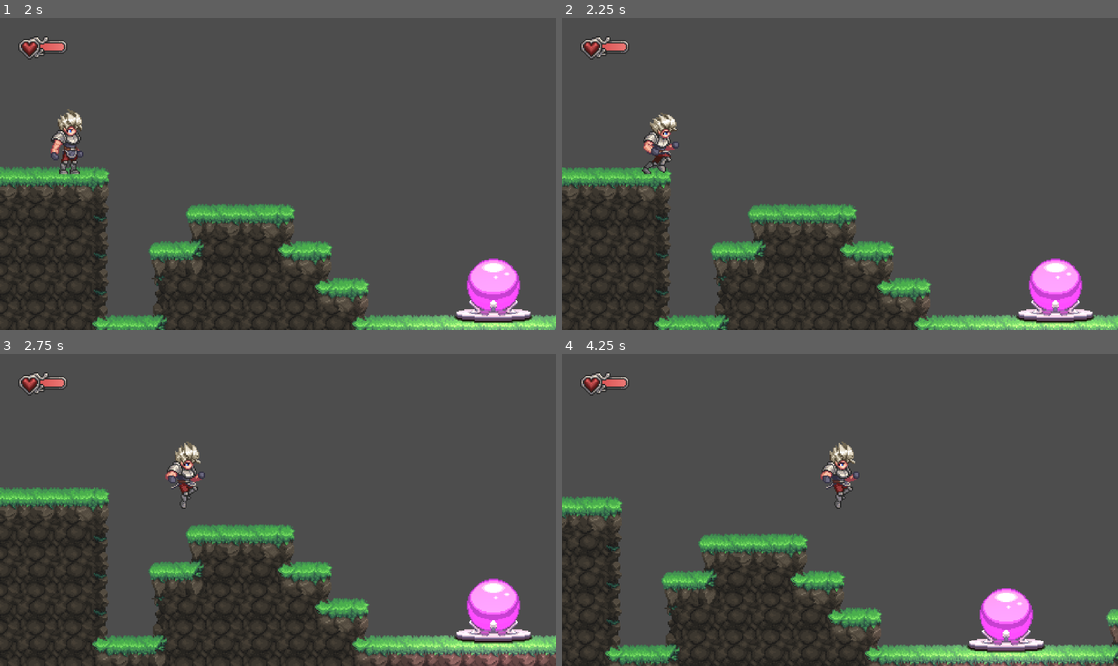
Above: before the commit, frames 1-4 (two rows, left to right).
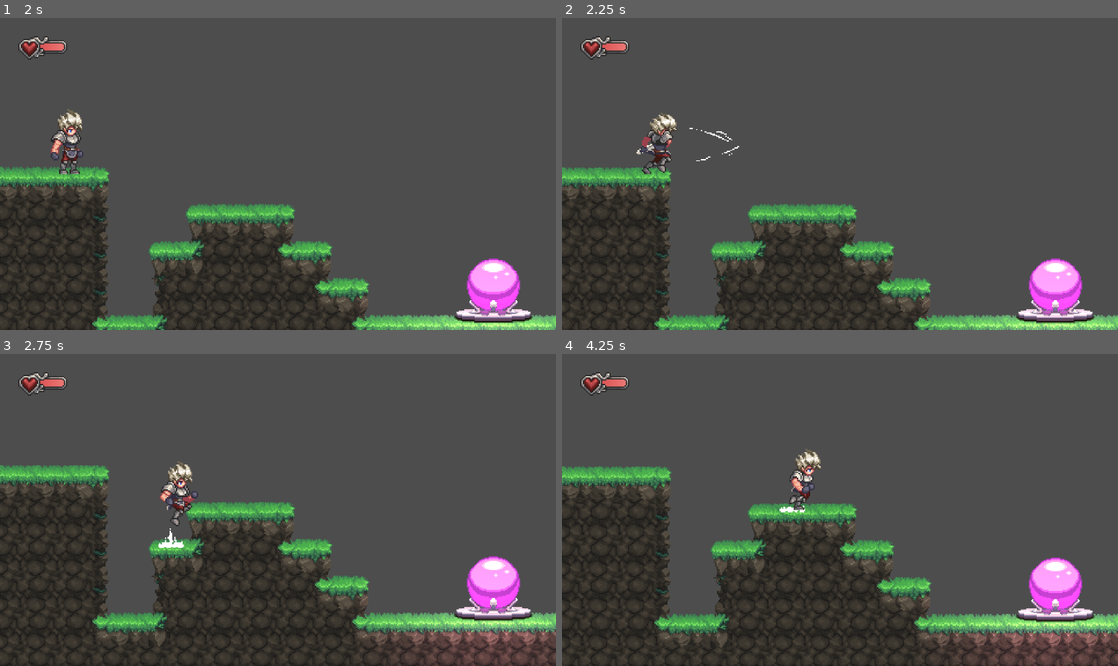
Above: after the commit, the same moments.

Repository: Stack0verF1ow/metroidvania-forge
Game: Godot game, scene res://sences/screen/emo_game.tscn
Same seed, same stepped clock (60 frames per second), same inputs: the game is played once before the commit and once after it.
Inputs (mouse positions are in pixels of both pictures, inside the frame that each line leads up to):
- Up to frame 1 (2 s): click "New Game" at 0.5 s; click "Begin Slot 01" at 1.25 s
- Up to frame 2 (2.25 s): tap Enter at 2 s; move the mouse to (962, 158) at 2.02 s; hold D (Right) from 2.03 s (still down); hold J (Attack) from 2.03 s (still down); click (962, 158) at 2.17 s
- Up to frame 3 (2.75 s): keep holding D (Right); keep holding J (Attack); tap Space (Jump) at 2.27, 2.3, 2.57 s
- Up to frame 4 (4.25 s): move the mouse to (728, 525) at 2.77 s; release D (Right) at 2.78 s; release J (Attack) at 2.78 s; hold S (Down) 2.78-3.53 s; tap Space (Jump) at 2.85, 3.02, 3.32, 3.8 s; tap J (Attack) at 3.05 s; move the mouse to (895, 441) at 3.52 s; hold D (Right) from 3.53 s (still down); hold E (Action) from 3.53 s (still down)

Frame 1 is identical in both runs. In frame 2, 0.4% of the frame differs, in the area x 13-32%, y 35-46%; in frame 3, 20%; in frame 4, 27%, in the area x 0-100%, y 28-100%.

Commit message:
实现玩家攻击状态及与各状态衔接

Diff:
--- a/player/player.tscn
+++ b/player/player.tscn
@@ -7,7 +7,9 @@
 [ext_resource type="Script" uid="uid://bvhf5leq5crj1" path="res://player/states/jump.gd" id="4_qjkh3"]
 [ext_resource type="Script" uid="uid://obry7mfprdf6" path="res://player/states/fall.gd" id="5_g6k8r"]
 [ext_resource type="Script" uid="uid://dfgfpwypf1w2v" path="res://player/states/crouch.gd" id="6_g6k8r"]
+[ext_resource type="Script" uid="uid://bar7glr0tgh6q" path="res://player/states/attack.gd" id="7_yllr7"]
 [ext_resource type="Script" uid="uid://b8243f2dlll4d" path="res://player/scripts/player_camera.gd" id="8_8t03j"]
+[ext_resource type="Texture2D" uid="uid://x1ccoctvlh2o" path="res://assets/ch_04_player_abilities/sprites/weapon_smears.png" id="8_ebec5"]
 [ext_resource type="Script" uid="uid://d1wvac0gjgwqe" path="res://player/scripts/input_hints.gd" id="8_hg6s5"]
 [ext_resource type="Texture2D" uid="uid://bp7bavrr88ql7" path="res://assets/ch_03_game_systems/sprites/input_icons.png" id="9_8t03j"]
 [ext_resource type="Script" uid="uid://bt3oqfaoknlrr" path="res://sences/attack_area.gd" id="11_2ieo8"]
@@ -36,6 +38,42 @@
 "transitions": PackedFloat32Array(1),
 "update": 1,
 "values": [0]
+}
+tracks/1/type = "value"
+tracks/1/imported = false
+tracks/1/enabled = true
+tracks/1/path = NodePath("Sprite2D/AttackSprite2D:frame")
+tracks/1/interp = 1
+tracks/1/loop_wrap = true
+tracks/1/keys = {
+"times": PackedFloat32Array(0),
+"transitions": PackedFloat32Array(1),
+"update": 1,
+"values": [0]
+}
+tracks/2/type = "value"
+tracks/2/imported = false
+tracks/2/enabled = true
+tracks/2/path = NodePath("Sprite2D/AttackSprite2D:visible")
+tracks/2/interp = 1
+tracks/2/loop_wrap = true
+tracks/2/keys = {
+"times": PackedFloat32Array(0),
+"transitions": PackedFloat32Array(1),
+"update": 1,
+"values": [true]
+}
+tracks/3/type = "value"
+tracks/3/imported = false
+tracks/3/enabled = true
+tracks/3/path = NodePath("Sprite2D/AttackSprite2D:show_behind_parent")
+tracks/3/interp = 1
+tracks/3/loop_wrap = true
+tracks/3/keys = {
+"times": PackedFloat32Array(0),
+"transitions": PackedFloat32Array(1),
+"update": 1,
+"values": [false]
 }
 
 [sub_resource type="Animation" id="Animation_hg6s5"]
@@ -107,9 +145,117 @@
 "values": [14, 15, 16, 17, 18, 19, 12, 13]
 }
 
+[sub_resource type="Animation" id="Animation_yllr7"]
+resource_name = "attack"
+length = 0.3
+step = 0.05
+tracks/0/type = "value"
+tracks/0/imported = false
+tracks/0/enabled = true
+tracks/0/path = NodePath("Sprite2D:frame")
+tracks/0/interp = 1
+tracks/0/loop_wrap = true
+tracks/0/keys = {
+"times": PackedFloat32Array(0, 0.05, 0.1),
+"transitions": PackedFloat32Array(1, 1, 1),
+"update": 1,
+"values": [31, 32, 33]
+}
+tracks/1/type = "value"
+tracks/1/imported = false
+tracks/1/enabled = true
+tracks/1/path = NodePath("Sprite2D/AttackSprite2D:frame")
+tracks/1/interp = 1
+tracks/1/loop_wrap = true
+tracks/1/keys = {
+"times": PackedFloat32Array(0, 0.05, 0.1, 0.15),
+"transitions": PackedFloat32Array(1, 1, 1, 1),
+"update": 1,
+"values": [0, 1, 2, 3]
+}
+tracks/2/type = "value"
+tracks/2/imported = false
+tracks/2/enabled = true
+tracks/2/path = NodePath("Sprite2D/AttackSprite2D:visible")
+tracks/2/interp = 1
+tracks/2/loop_wrap = true
+tracks/2/keys = {
+"times": PackedFloat32Array(0),
+"transitions": PackedFloat32Array(1),
+"update": 1,
+"values": [true]
+}
+tracks/3/type = "value"
+tracks/3/imported = false
+tracks/3/enabled = true
+tracks/3/path = NodePath("Sprite2D/AttackSprite2D:show_behind_parent")
+tracks/3/interp = 1
+tracks/3/loop_wrap = true
+tracks/3/keys = {
+"times": PackedFloat32Array(0, 0.1),
+"transitions": PackedFloat32Array(1, 1),
+"update": 1,
+"values": [false, true]
+}
+
+[sub_resource type="Animation" id="Animation_kb6p2"]
+resource_name = "attack_2"
+length = 0.3
+step = 0.05
+tracks/0/type = "value"
+tracks/0/imported = false
+tracks/0/enabled = true
+tracks/0/path = NodePath("Sprite2D:frame")
+tracks/0/interp = 1
+tracks/0/loop_wrap = true
+tracks/0/keys = {
+"times": PackedFloat32Array(0, 0.05, 0.1),
+"transitions": PackedFloat32Array(1, 1, 1),
+"update": 1,
+"values": [34, 35, 36]
+}
+tracks/1/type = "value"
+tracks/1/imported = false
+tracks/1/enabled = true
+tracks/1/path = NodePath("Sprite2D/AttackSprite2D:frame")
+tracks/1/interp = 1
+tracks/1/loop_wrap = true
+tracks/1/keys = {
+"times": PackedFloat32Array(0, 0.05, 0.1, 0.15),
+"transitions": PackedFloat32Array(1, 1, 1, 1),
+"update": 1,
+"values": [4, 5, 6, 7]
+}
+tracks/2/type = "value"
+tracks/2/imported = false
+tracks/2/enabled = true
+tracks/2/path = NodePath("Sprite2D/AttackSprite2D:visible")
+tracks/2/interp = 1
+tracks/2/loop_wrap = true
+tracks/2/keys = {
+"times": PackedFloat32Array(0),
+"transitions": PackedFloat32Array(1),
+"update": 1,
+"values": [true]
+}
+tracks/3/type = "value"
+tracks/3/imported = false
+tracks/3/enabled = true
+tracks/3/path = NodePath("Sprite2D/AttackSprite2D:show_behind_parent")
+tracks/3/interp = 1
+tracks/3/loop_wrap = true
+tracks/3/keys = {
+"times": PackedFloat32Array(0, 0.1),
+"transitions": PackedFloat32Array(1, 1),
+"update": 1,
+"values": [true, false]
+}
+
 [sub_resource type="AnimationLibrary" id="AnimationLibrary_ebec5"]
 _data = {
 &"RESET": SubResource("Animation_rgyib"),
+&"attack": SubResource("Animation_yllr7"),
+&"attack_2": SubResource("Animation_kb6p2"),
 &"crouch": SubResource("Animation_hg6s5"),
 &"idle": SubResource("Animation_boad6"),
 &"jump": SubResource("Animation_2ieo8"),
@@ -148,11 +294,21 @@
 unique_name_in_owner = true
 script = ExtResource("6_g6k8r")
 
+[node name="Attack" type="Node" parent="States"]
+unique_name_in_owner = true
+script = ExtResource("7_yllr7")
+
 [node name="Sprite2D" type="Sprite2D" parent="."]
 position = Vector2(1, -39)
 texture = ExtResource("2_boad6")
 hframes = 16
 vframes = 4
+
+[node name="AttackSprite2D" type="Sprite2D" parent="Sprite2D"]
+unique_name_in_owner = true
+position = Vector2(24, 24)
+texture = ExtResource("8_ebec5")
+hframes = 8
 
 [node name="CollisionShapeStand" type="CollisionShape2D" parent="."]
 position = Vector2(0, -24)
@@ -202,6 +358,7 @@
 hframes = 16
 
 [node name="AttackArea" type="Area2D" parent="."]
+visible = false
 collision_layer = 0
 collision_mask = 96
 script = ExtResource("11_2ieo8")
--- a/player/scripts/player.gd
+++ b/player/scripts/player.gd
@@ -7,6 +7,7 @@
 @onready var one_way_platform_ray_cast: ShapeCast2D = $OneWayPlatformRayCast
 @onready var animation_player: AnimationPlayer = %AnimationPlayer
 @onready var attack_area: AttackArea = $AttackArea
+@onready var attack_sprite: Sprite2D = %AttackSprite2D
 
 
 const MOVE_SPEED : float = 150
@@ -46,6 +47,8 @@
 	pass
 
 func _unhandled_input(event: InputEvent) -> void:
+	if event.is_action_released("Jump") and velocity.y < 0 :
+		velocity.y *= 0.5
 	if event.is_action_pressed("Action"):
 		Messages.player_interacted.emit( self )
 	change_state( current_state.handle_input(event))
@@ -63,8 +66,8 @@
 					max_hp += 10
 				else:
 					hp += 2
-		if event.is_action_pressed("Attack"):
-			attack_area.activate()
+		#if event.is_action_pressed("Attack"):
+			#attack_area.activate()
 	#end Debug
 
 func _process(_delta: float) -> void:
@@ -106,8 +109,12 @@
 		attack_area.filp( direction.x )
 		if direction.x < 0:
 			sprite.flip_h = true
+			attack_sprite.flip_h = true
+			attack_sprite.position.x = -24
 		elif direction.x > 0:
 			sprite.flip_h = false
+			attack_sprite.flip_h = false
+			attack_sprite.position.x = 24
 
 func change_state(new_state : PlayerState) -> void:
 	if new_state == null:
--- a/player/states/00_player_state.gd
+++ b/player/states/00_player_state.gd
@@ -10,6 +10,7 @@
 @onready var jump: PlayerStateJump = %Jump
 @onready var fall: PlayerStateFall = %Fall
 @onready var crouch: PlayerStateCrouch = %Crouch
+@onready var attack: PlayerStateAttack = %Attack
 
 
 func init() -> void:
--- /dev/null
+++ b/player/states/attack.gd
@@ -0,0 +1,66 @@
+class_name PlayerStateAttack
+extends PlayerState
+
+@onready var attack_sprite_2d: Sprite2D = %AttackSprite2D
+
+const AUDIO_ATTACK = preload("uid://sacae6da2rjs")
+
+@export var combo_time_window : float = 0.2
+@export var speed : float = 150
+
+var timer : float = 0
+var combo : int = 0
+
+
+func init() -> void:
+	attack_sprite_2d.visible = false
+	pass
+
+func enter() -> void:
+	do_attack()
+	player.animation_player.animation_finished.connect( _on_animation_finished )
+
+
+
+func exit() -> void:
+	timer = 0
+	combo = 0
+	player.animation_player.animation_finished.disconnect( _on_animation_finished )
+	next_state = null
+	attack_sprite_2d.visible = false
+	pass
+
+func handle_input( event : InputEvent) -> PlayerState:
+	if event.is_action_pressed("Attack"):
+		timer = combo_time_window
+	return null
+
+func process( delta: float) -> PlayerState:
+	timer -= delta
+	return next_state
+
+func physics_process(_delta: float) -> PlayerState :
+	player.velocity.x = player.direction.x * speed
+	return null
+
+func do_attack() -> void:
+	var anim_name : String = "attack"
+	if combo > 0 :
+		anim_name = "attack_2"
+	player.animation_player.play(anim_name)
+	player.attack_area.activate()
+	Audio.play_spatial_sound( AUDIO_ATTACK, player.global_position )
+
+func _end_attack() -> void:
+	if timer > 0:
+		combo = wrapi( combo + 1, 0, 2 )
+		do_attack()
+	else:
+		if player.is_on_floor():
+			next_state = idle
+		else:
+			next_state = fall
+
+func _on_animation_finished( _anim_name : String ) -> void:
+	_end_attack()
+	pass
--- a/player/states/crouch.gd
+++ b/player/states/crouch.gd
@@ -19,6 +19,8 @@
 	pass
 
 func handle_input( event : InputEvent) -> PlayerState:
+	if event.is_action_pressed("Attack"):
+		return attack
 	if event.is_action_pressed("Jump"):
 		player.one_way_platform_ray_cast.force_shapecast_update()
 		if player.one_way_platform_ray_cast.is_colliding() == true:
--- a/player/states/fall.gd
+++ b/player/states/fall.gd
@@ -16,7 +16,7 @@
 	player.animation_player.play("jump")
 	player.animation_player.pause()
 	player.gravity_weight = FALL_GRAVITY_WEIGHT
-	if player.previous_state == jump:
+	if player.previous_state == jump or player.previous_state == attack :
 		coyote_timer = 0
 	else:
 		coyote_timer = COYOTE_TIME
@@ -28,6 +28,8 @@
 	pass
 
 func handle_input( event : InputEvent ) -> PlayerState:
+	if event.is_action_pressed("Attack"):
+		return attack
 	if event.is_action_pressed("Jump"):
 		if coyote_timer > 0:
 			return jump
--- a/player/states/idle.gd
+++ b/player/states/idle.gd
@@ -13,6 +13,8 @@
 	pass
 
 func handle_input( event : InputEvent) -> PlayerState:
+	if event.is_action_pressed("Attack"):
+		return attack
 	if event.is_action_pressed("Jump"):
 		return jump
 	return null
--- a/player/states/jump.gd
+++ b/player/states/jump.gd
@@ -20,9 +20,11 @@
 	pass
 
 func handle_input( event : InputEvent) -> PlayerState:
+	if event.is_action_pressed("Attack"):
+		return attack
 	if event.is_action_released("Jump"):
-		player.velocity.y *= 0.5
-	return null
+		return fall
+	return next_state
 
 func process(_delta: float) -> PlayerState:
 	set_jump_frame(player.velocity.y, player.JUMP_VELOCITY, 0.0, 0.0, 0.5)
--- a/player/states/run.gd
+++ b/player/states/run.gd
@@ -11,6 +11,8 @@
 	pass
 
 func handle_input( event : InputEvent) -> PlayerState:
+	if event.is_action_pressed("Attack"):
+		return attack
 	if event.is_action_pressed("Jump"):
 		return jump
 	return null
--- a/sences/attack_area.gd
+++ b/sences/attack_area.gd
@@ -13,6 +13,9 @@
 func _on_body_entered( body: Node2D ) -> void:
 	if body is DamageArea:
 		body.take_damage( self )
+		var pos : Vector2 = global_position
+		pos.x = body.global_position.x
+		VisualEffect.hit_dust( pos )
 
 func activate( duration : float = 0.1 ) -> void:
 	set_active()
Not shown: 1 places in player/player.tscn that only renumber resources
Not shown, added: player/states/attack.gd.uid
